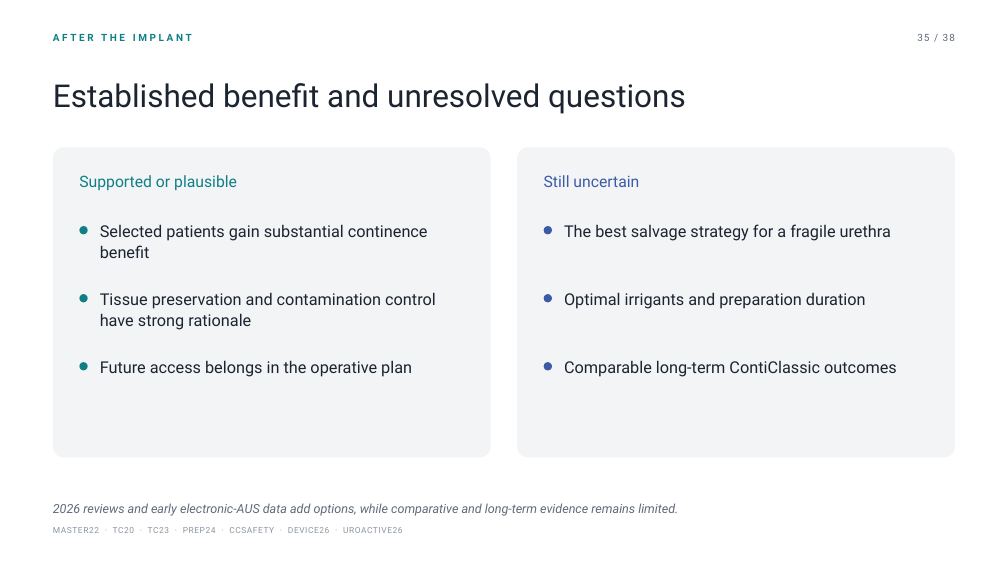
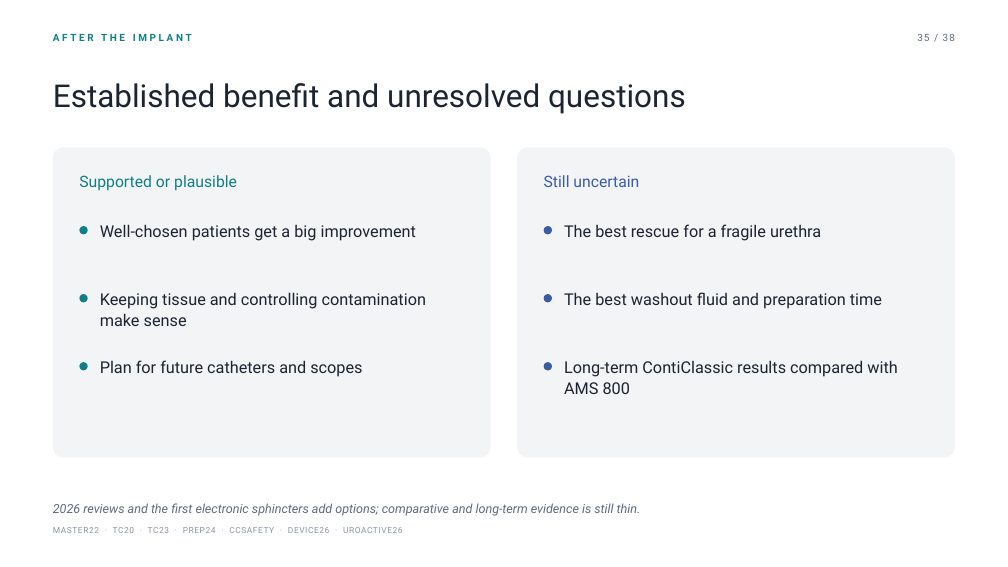
Before and after one commit to nityjr-ctrl/aus-presentation, a slide deck: slide 42 of presentation/AUS-teaching-deck.pptx. Drawn at 1008x567 pixels with LibreOffice and Linux fonts; fonts in the diff are those of the drawing. Boxes give left, top, right and bottom in pixels: in the first picture for what was removed or moved away, otherwise in the second. Text is boxed around its words. In the diff, an @@ line names an element or a change of style, - is before the commit and + after.

```diff
--- a/presentation/AUS-teaching-deck.pptx
+++ b/presentation/AUS-teaching-deck.pptx
@@ text at box(100, 224, 416, 241): text changed @@
-Selected patients gain substantial continence benefit
+Well-chosen patients get a big improvement
@@ text at box(564, 224, 821, 241): text changed @@
-The best salvage strategy for a fragile urethra
+The best rescue for a fragile urethra
@@ text at box(100, 292, 426, 326): text changed @@
-Tissue preservation and contamination control have strong rationale
+Keeping tissue and controlling contamination make sense
@@ text at box(564, 292, 882, 309): text changed @@
-Optimal irrigants and preparation duration
+The best washout fluid and preparation time
@@ text at box(100, 360, 362, 377): text changed @@
-Future access belongs in the operative plan
+Plan for future catheters and scopes
@@ text at box(564, 360, 897, 394): text changed @@
-Comparable long-term ContiClassic outcomes
+Long-term ContiClassic results compared with AMS 800
@@ text at box(53, 503, 641, 516): text changed @@
-2026 reviews and early electronic-AUS data add options, while comparative and long-term evidence remains limited.
+2026 reviews and the first electronic sphincters add options; comparative and long-term evidence is still thin.
```
Also in this commit, not shown: 35 other slides changed, 16 other files.
